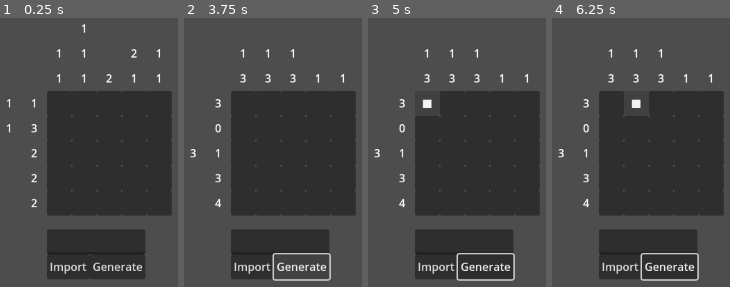
Above: before the commit, frames 1-4 (left to right).
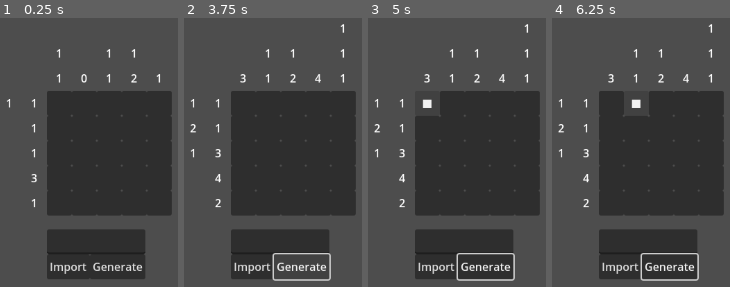
Above: after the commit, the same moments.

Repository: cloddity/picross3x
Game: Godot game, scene res://scenes/game.tscn
Two runs of this game, one before a commit and one after it. Both use one fixed random seed, a clock stepped at 60 frames per second and the inputs below.
Inputs (mouse positions are in pixels of both pictures, inside the frame that each line leads up to):
- Up to frame 1 (0.25 s): no input
- Up to frame 2 (3.75 s): click (242, 104) at 0.52 s; click "■" at 1.25 s; click (242, 104) at 2.02 s; click "Import" at 2.75 s; click "Generate" at 3.5 s
- Up to frame 3 (5 s): click (426, 104) at 4.27 s
- Up to frame 4 (6.25 s): click "■" at 5 s; click (635, 104) at 5.77 s

The runs differ from the first frame. In frame 1, 0.7% of the frame differs, in the area x 3-90%, y 2-71%; in frame 2, 0.9%; in frame 3, 0.9%; in frame 4, 0.9%.

Commit message:
restructured project

Diff:
--- a/scenes/game.tscn
+++ b/scenes/game.tscn
@@ -1,6 +1,7 @@
-[gd_scene load_steps=2 format=3 uid="uid://c6pfnafjpaows"]
+[gd_scene load_steps=3 format=3 uid="uid://c6pfnafjpaows"]
 
-[ext_resource type="Script" uid="uid://box6058l763dg" path="res://scenes/game.gd" id="1_uwrxv"]
+[ext_resource type="Script" uid="uid://dgu5t285agx4i" path="res://scripts/game.gd" id="1_uwrxv"]
+[ext_resource type="PackedScene" uid="uid://drlex6la3dhvk" path="res://scenes/picross/board/board.tscn" id="2_lnu2h"]
 
 [node name="Game" type="Control"]
 layout_mode = 3
@@ -9,67 +10,5 @@
 offset_bottom = 40.0
 script = ExtResource("1_uwrxv")
 
-[node name="MarginContainer" type="MarginContainer" parent="."]
+[node name="Board" parent="." instance=ExtResource("2_lnu2h")]
 layout_mode = 0
-offset_bottom = 20.0
-
-[node name="picrossContainer" type="VBoxContainer" parent="MarginContainer"]
-layout_mode = 2
-theme_override_constants/separation = 0
-
-[node name="puzzleContainer" type="HBoxContainer" parent="MarginContainer/picrossContainer"]
-layout_mode = 2
-
-[node name="leftSide" type="VBoxContainer" parent="MarginContainer/picrossContainer/puzzleContainer"]
-layout_mode = 2
-
-[node name="topLeftFiller" type="Control" parent="MarginContainer/picrossContainer/puzzleContainer/leftSide"]
-layout_mode = 2
-
-[node name="rowClues" type="VBoxContainer" parent="MarginContainer/picrossContainer/puzzleContainer/leftSide"]
-layout_mode = 2
-
-[node name="rightSide" type="VBoxContainer" parent="MarginContainer/picrossContainer/puzzleContainer"]
-layout_mode = 2
-theme_override_constants/separation = 0
-
-[node name="topFiller" type="Control" parent="MarginContainer/picrossContainer/puzzleContainer/rightSide"]
-layout_mode = 2
-
-[node name="colClues" type="HBoxContainer" parent="MarginContainer/picrossContainer/puzzleContainer/rightSide"]
-layout_mode = 2
-
-[node name="puzzleGrid" type="GridContainer" parent="MarginContainer/picrossContainer/puzzleContainer/rightSide"]
-layout_mode = 2
-columns = 5
-
-[node name="spacer" type="Control" parent="MarginContainer/picrossContainer"]
-custom_minimum_size = Vector2(0, 20)
-layout_mode = 2
-
-[node name="UI" type="Control" parent="MarginContainer/picrossContainer"]
-layout_mode = 2
-
-[node name="inputContainer" type="VBoxContainer" parent="MarginContainer/picrossContainer/UI"]
-layout_mode = 0
-offset_right = 120.0
-offset_bottom = 60.0
-
-[node name="importText" type="TextEdit" parent="MarginContainer/picrossContainer/UI/inputContainer"]
-custom_minimum_size = Vector2(120, 36)
-layout_mode = 2
-scroll_fit_content_height = true
-scroll_fit_content_width = true
-
-[node name="buttonContainer" type="HBoxContainer" parent="MarginContainer/picrossContainer/UI/inputContainer"]
-layout_mode = 2
-
-[node name="importButton" type="Button" parent="MarginContainer/picrossContainer/UI/inputContainer/buttonContainer"]
-custom_minimum_size = Vector2(50, 20)
-layout_mode = 2
-text = "Import"
-
-[node name="randomButton" type="Button" parent="MarginContainer/picrossContainer/UI/inputContainer/buttonContainer"]
-custom_minimum_size = Vector2(50, 36)
-layout_mode = 2
-text = "Generate"
--- /dev/null
+++ b/scenes/picross/board/board.tscn
@@ -0,0 +1,36 @@
+[gd_scene load_steps=3 format=3 uid="uid://drlex6la3dhvk"]
+
+[ext_resource type="PackedScene" uid="uid://bp6jf0w6sefbx" path="res://scenes/picross/ui/ui.tscn" id="1_70dfo"]
+[ext_resource type="Script" uid="uid://box6058l763dg" path="res://scripts/board.gd" id="1_t7a1m"]
+
+[node name="Board" type="VBoxContainer"]
+script = ExtResource("1_t7a1m")
+
+[node name="puzzleContainer" type="HBoxContainer" parent="."]
+layout_mode = 2
+
+[node name="leftSide" type="VBoxContainer" parent="puzzleContainer"]
+layout_mode = 2
+
+[node name="topLeftFiller" type="Control" parent="puzzleContainer/leftSide"]
+layout_mode = 2
+
+[node name="rowClues" type="VBoxContainer" parent="puzzleContainer/leftSide"]
+layout_mode = 2
+
+[node name="rightSide" type="VBoxContainer" parent="puzzleContainer"]
+layout_mode = 2
+theme_override_constants/separation = 0
+
+[node name="topFiller" type="Control" parent="puzzleContainer/rightSide"]
+layout_mode = 2
+
+[node name="colClues" type="HBoxContainer" parent="puzzleContainer/rightSide"]
+layout_mode = 2
+
+[node name="puzzleGrid" type="GridContainer" parent="puzzleContainer/rightSide"]
+layout_mode = 2
+columns = 5
+
+[node name="UI" parent="." instance=ExtResource("1_70dfo")]
+layout_mode = 2
--- /dev/null
+++ b/scenes/picross/tiles/tile.tscn
@@ -0,0 +1,6 @@
+[gd_scene load_steps=2 format=3 uid="uid://c8thhbnoxbdoy"]
+
+[ext_resource type="Script" uid="uid://btjebyd1v2xyh" path="res://scripts/tile.gd" id="1_e7h5d"]
+
+[node name="tile" type="Button"]
+script = ExtResource("1_e7h5d")
--- /dev/null
+++ b/scenes/picross/ui/ui.tscn
@@ -0,0 +1,38 @@
+[gd_scene load_steps=2 format=3 uid="uid://bp6jf0w6sefbx"]
+
+[ext_resource type="Script" uid="uid://clwkpu8vsjqsv" path="res://scripts/ui.gd" id="1_d2gw2"]
+
+[node name="UI" type="Control"]
+layout_mode = 3
+anchors_preset = 0
+offset_right = 142.0
+offset_bottom = 72.0
+script = ExtResource("1_d2gw2")
+
+[node name="inputContainer" type="VBoxContainer" parent="."]
+layout_mode = 2
+offset_right = 142.0
+offset_bottom = 72.0
+
+[node name="spacer" type="Control" parent="inputContainer"]
+custom_minimum_size = Vector2(0, 20)
+layout_mode = 2
+
+[node name="importText" type="TextEdit" parent="inputContainer"]
+custom_minimum_size = Vector2(120, 36)
+layout_mode = 2
+scroll_fit_content_height = true
+scroll_fit_content_width = true
+
+[node name="buttonContainer" type="HBoxContainer" parent="inputContainer"]
+layout_mode = 2
+
+[node name="importButton" type="Button" parent="inputContainer/buttonContainer"]
+custom_minimum_size = Vector2(50, 20)
+layout_mode = 2
+text = "Import"
+
+[node name="randomButton" type="Button" parent="inputContainer/buttonContainer"]
+custom_minimum_size = Vector2(50, 36)
+layout_mode = 2
+text = "Generate"
--- a/scenes/tiles/Tile.tscn
+++ /dev/null
@@ -1,6 +0,0 @@
-[gd_scene load_steps=2 format=3 uid="uid://c8thhbnoxbdoy"]
-
-[ext_resource type="Script" uid="uid://btjebyd1v2xyh" path="res://scenes/tiles/tile.gd" id="1_dbxmt"]
-
-[node name="Tile" type="Button"]
-script = ExtResource("1_dbxmt")
--- a/scenes/game.gd
+++ b/scripts/board.gd
@@ -1,19 +1,20 @@
-extends Control
-
-const TILE_SCENE = preload("res://scenes/tiles/Tile.tscn")
+extends VBoxContainer
+
+const TILE_SCENE = preload("res://scenes/picross/tiles/tile.tscn")
 const UNIT_CONST = 36
 const MARGIN_CONST = 3
 
-@onready var puzzle_container = $MarginContainer/picrossContainer/puzzleContainer
-@onready var input_container = $MarginContainer/picrossContainer/UI/inputContainer
-@onready var puzzle_grid = $MarginContainer/picrossContainer/puzzleContainer/rightSide/puzzleGrid
-@onready var row_clues_box = $MarginContainer/picrossContainer/puzzleContainer/leftSide/rowClues
-@onready var top_clues_box = $MarginContainer/picrossContainer/puzzleContainer/rightSide/colClues
-@onready var top_left_filler = $MarginContainer/picrossContainer/puzzleContainer/leftSide/topLeftFiller
-@onready var import_input = $MarginContainer/picrossContainer/UI/inputContainer/importText
-@onready var import_button = $MarginContainer/picrossContainer/UI/inputContainer/buttonContainer/importButton
-@onready var random_button = $MarginContainer/picrossContainer/UI/inputContainer/buttonContainer/randomButton
-@onready var top_filler = $MarginContainer/picrossContainer/puzzleContainer/rightSide/topFiller
+@onready var puzzle_container = $puzzleContainer
+@onready var input_container = $UI/inputContainer
+@onready var puzzle_grid = $puzzleContainer/rightSide/puzzleGrid
+@onready var row_clues_box = $puzzleContainer/leftSide/rowClues
+@onready var top_clues_box = $puzzleContainer/rightSide/colClues
+@onready var top_left_filler = $puzzleContainer/leftSide/topLeftFiller
+@onready var import_input = $UI/inputContainer/importText
+@onready var import_button = $UI/inputContainer/buttonContainer/importButton
+@onready var random_button = $UI/inputContainer/buttonContainer/randomButton
+@onready var top_filler = $puzzleContainer/rightSide/topFiller
+@onready var ui = $UI
 
 var puzzle_size := 5
 var puzzle := []
@@ -26,12 +27,12 @@
 var selected_rc = null
 var selected_fx = null
 
-func _ready():
+func start_game():
 	generate_random_puzzle(puzzle_size)
 	initialize_puzzle()
 
-	import_button.pressed.connect(on_import_button_pressed)
-	random_button.pressed.connect(on_random_button_pressed)
+	ui.import_requested.connect(_on_import)
+	ui.random_requested.connect(_on_random)
 
 	print("Tile min size:", custom_minimum_size)
 	print("Tile actual size:", size)
@@ -250,25 +251,6 @@
 	if all_correct:
 		print("solved")
 
-func on_import_button_pressed():
-	var input_text = import_input.text.strip_edges()
-	var lines = input_text.split(",", false)
-
-	if lines.is_empty():
-		print("No input provided.")
-		return
-
-	puzzle_size = lines.size()
-	puzzle.clear()
-
-	for line in lines:
-		var row = []
-		for char in line.strip_edges():
-			row.append(1 if char == "1" else 0)
-		puzzle.append(row)
-
-	initialize_puzzle()
-
 func initialize_puzzle():
 	generate_clues()
 	populate_clue_labels()
@@ -276,6 +258,11 @@
 	await get_tree().process_frame
 	adjust_top_left_filler()
 
-func on_random_button_pressed():
+func _on_import(puzzle_data: Array):
+	puzzle_size = puzzle_data.size()
+	puzzle = puzzle_data
+	initialize_puzzle()
+
+func _on_random():
 	generate_random_puzzle(puzzle_size)
 	initialize_puzzle()
--- /dev/null
+++ b/scripts/game.gd
@@ -0,0 +1,6 @@
+extends Control
+
+@onready var board = $Board
+
+func _ready():
+	board.start_game()
--- a/scenes/tiles/tile.gd
+++ b/scripts/tile.gd
@@ -29,19 +29,15 @@
 		if event.button_index == MOUSE_BUTTON_LEFT:
 			emit_signal("tile_pressed")
 
-func toggle_fill():
-	is_marked = 1
-	text = "■"
 
 func untoggle_fill():
 	is_marked = 0
 	text = ""
 
+func toggle_fill():
+	is_marked = 1
+	text = "■"
+
 func toggle_x():
 	is_marked = 2
 	text = "X"
-
-#func toggle_fill_drag():
-	#is_marked_fill = true
-	#is_marked_x = false
-	#text = "■"
--- /dev/null
+++ b/scripts/ui.gd
@@ -0,0 +1,32 @@
+extends Control
+
+signal import_requested(puzzle_data: Array)
+signal random_requested()
+
+@onready var import_text = $inputContainer/importText
+@onready var import_button = $inputContainer/buttonContainer/importButton
+@onready var random_button = $inputContainer/buttonContainer/randomButton
+
+func _ready():
+	import_button.pressed.connect(_on_import_pressed)
+	random_button.pressed.connect(_on_random_pressed)
+
+func _on_import_pressed():
+	var input_text = import_text.text.strip_edges()
+	var lines = input_text.split(",", false)
+
+	if lines.is_empty():
+		print("No input provided.")
+		return
+
+	var puzzle_data = []
+	for line in lines:
+		var row = []
+		for char in line.strip_edges():
+			row.append(1 if char == "1" else 0)
+		puzzle_data.append(row)
+
+	emit_signal("import_requested", puzzle_data)
+
+func _on_random_pressed():
+	emit_signal("random_requested")
Renamed: scenes/game.gd.uid -> scripts/board.gd.uid
Not shown, added: scripts/game.gd.uid
Renamed: scenes/tiles/tile.gd.uid -> scripts/tile.gd.uid
Not shown, added: scripts/ui.gd.uid
Not shown, added: scenes/game.tscn5025424415.tmp
